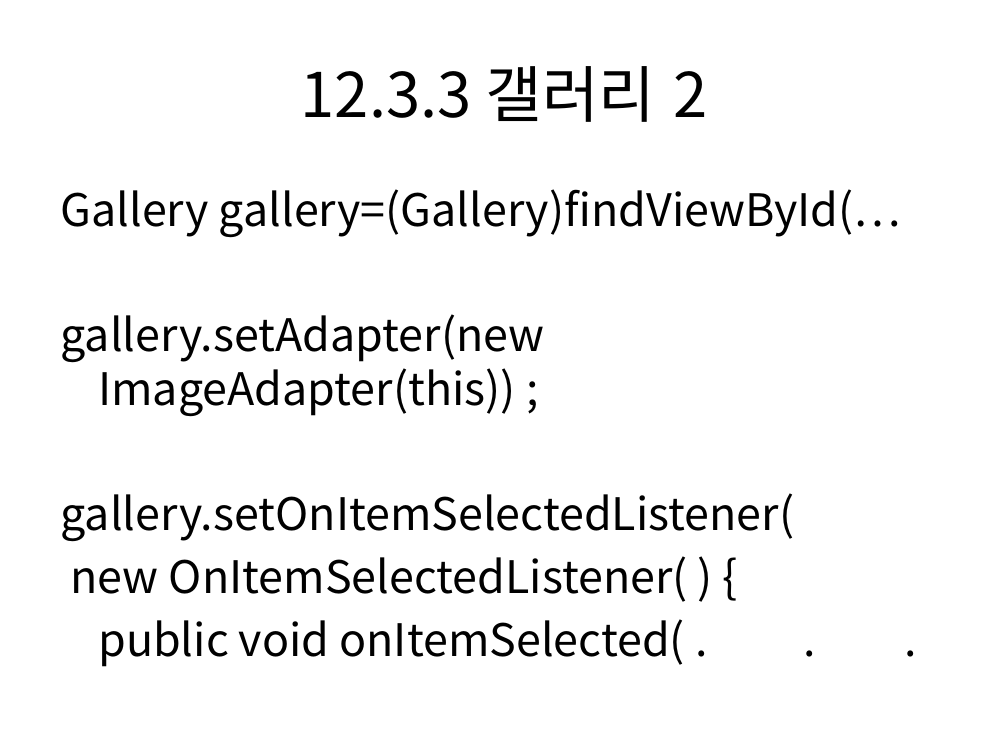
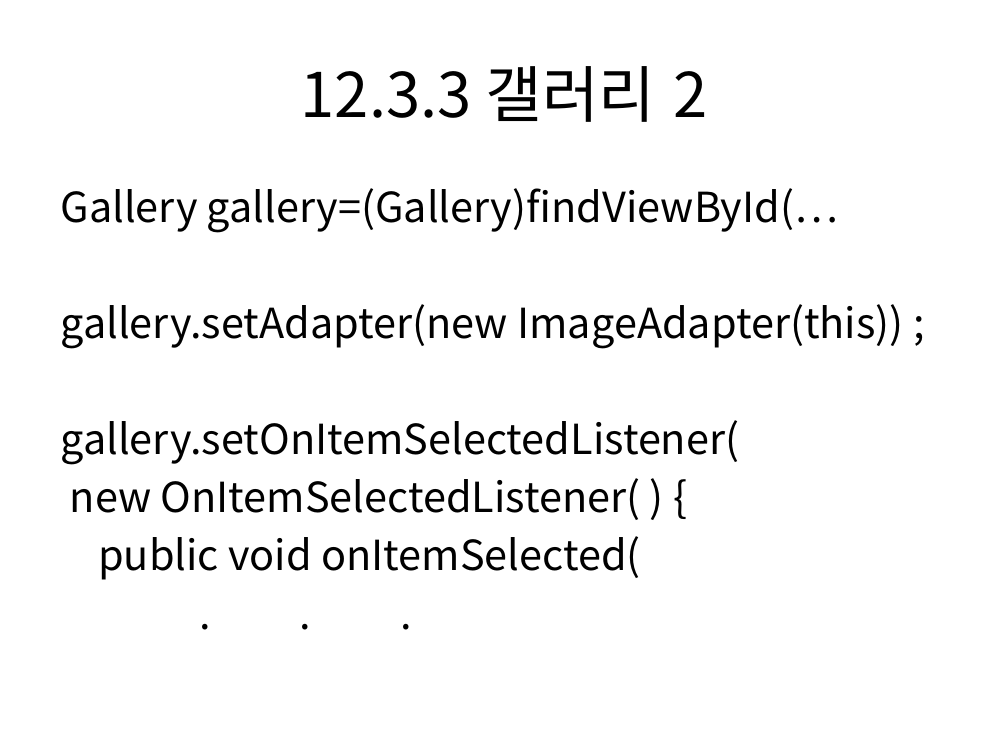
Before and after one commit to dummyFirst/NHK_Japanese, a slide deck: slide 22 of Android/안드로이드 프로그래밍 정복/Chapter12 어댑터뷰.pptx. Drawn at 1008x756 pixels with LibreOffice and Linux fonts; fonts in the diff are those of the drawing. Boxes give left, top, right and bottom in pixels: in the first picture for what was removed or moved away, otherwise in the second. Text is boxed around its words. In the diff, an @@ line names an element or a change of style, - is before the commit and + after.

```diff
--- a/Android/안드로이드 프로그래밍 정복/Chapter12 어댑터뷰.pptx
+++ b/Android/안드로이드 프로그래밍 정복/Chapter12 어댑터뷰.pptx
@@ text at [60,188,903,520]: size 32 to 29.6 pt in "Gallery gallery=(Gallery)findViewById(…", "gallery.setAdapter(new ImageAdapter(this)) ;", "gallery.setOnItemSelectedListener(", "new OnItemSelectedListener( ) {" @@
@@ text at [98,536,641,580]: text changed; size 32 to 29.6 pt @@
-public void onItemSelected( . . .
+public void onItemSelected(
+. . .
```
Also in this commit, not shown: 3 other slides changed.
